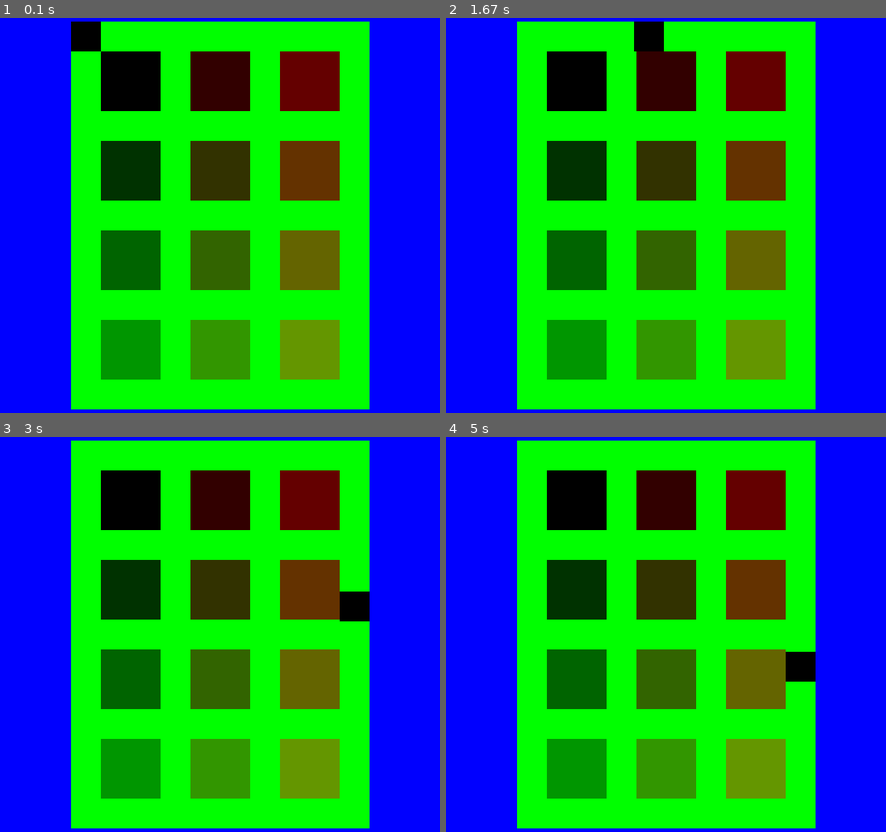
Above: before the commit, frames 1-4 (two rows, left to right).
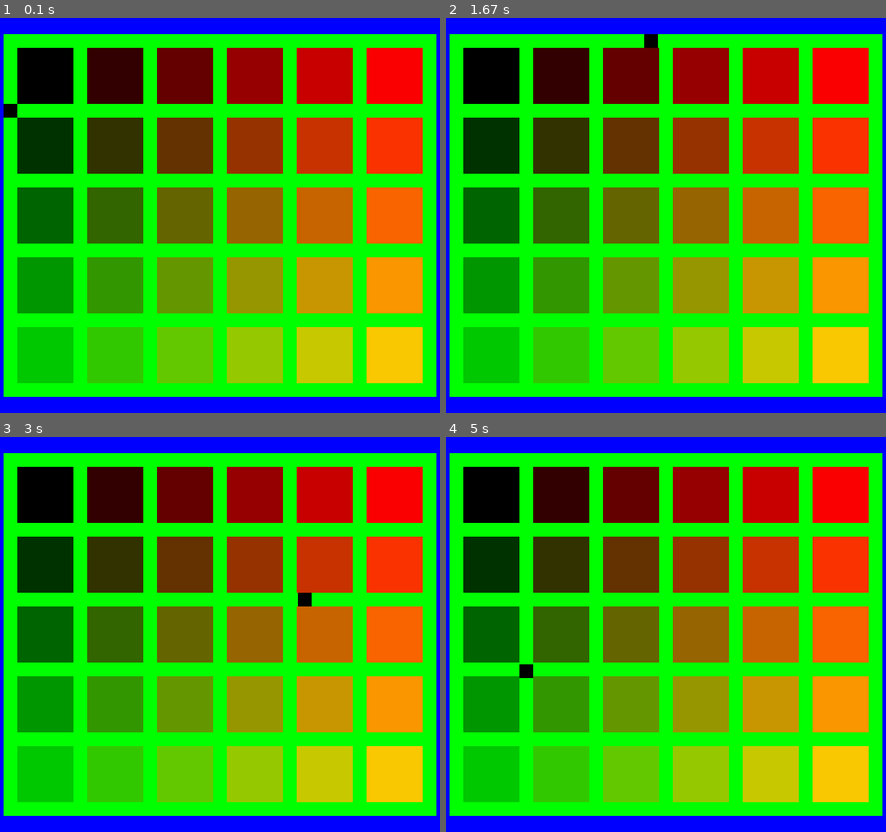
Above: after the commit, the same moments.

Repository: bananaflame/witnessPanel
Game: pygame game, started from main.py
The game is run twice, just before and just after one commit, with the same random seed, the same clock (stepped at 60 frames per second) and the same inputs.
Inputs (mouse positions are in pixels of both pictures, inside the frame that each line leads up to):
- Up to frame 1 (0.1 s): no input
- Up to frame 2 (1.67 s): click (666, 215) at 0.38 s; click (520, 144) at 0.72 s; click (736, 49) at 1.08 s; click (644, 337) at 1.55 s
- Up to frame 3 (3 s): click (220, 693) at 1.88 s; click (343, 709) at 2.25 s; click (347, 595) at 2.58 s
- Up to frame 4 (5 s): click (512, 681) at 3.05 s; click (525, 543) at 3.38 s; click (551, 717) at 3.72 s; click (837, 745) at 4.05 s; click (520, 812) at 4.38 s; click (516, 666) at 4.72 s

The runs differ from the first frame. In frame 1, 79% of the frame differs, in the area x 0-100%, y 0-100%; in frame 2, 79%; in frame 3, 79%; in frame 4, 79%.

Commit message:
revamped line movement
Everything is functionally the same as before, but update() should be a
lot more efficient because it uses math instead of collision checking to
tell when/how the trace should move. Collision checking remains in
trymove to account for future barriers between squares (a mechanic in
the game) and to stop the trace at the borders of the maze. This
movement system should be easier to work with once I get around to
actually drawing a line behind the trace. Oh, and it also fixes that
problem of the line head sometimes being able to teleport through
squares.

Diff:
--- a/main.py
+++ b/main.py
@@ -95,81 +95,81 @@
         self.image.fill(self.color)
         #pygame.draw.circle(self.image,red,(self.rect.x,self.rect.y),5)
 
-    def update(self,walls):
+    def update(self):
         mousepos = pygame.mouse.get_pos()
         diffx = mousepos[0] - (self.rect.x + self.width/2) #diff between center of line head and mouse, not top left corner
         diffy = -mousepos[1] + (self.rect.y+ self.width/2) #reversed bc display y-axis is flipped
         fractiontomove = 6
 
+        gridpos = [(self.rect.x - (self.maze.wspace//2))/(self.maze.squaresize+self.maze.linewidth),
+                   (self.rect.y - (self.maze.hspace//2))/(self.maze.squaresize+self.maze.linewidth)]
+
         if abs(diffy) > abs(diffx):#primary axis is up/down
-            if abs(diffy) > 2:#prevents movement when cursor close enough to center
-                if diffy > 0 :
-                    can_move_prime = self.trymove(up,abs(diffy)/fractiontomove)
-                else:
-                    can_move_prime = self.trymove(down,abs(diffy)/fractiontomove)
-
-                if not can_move_prime:
-                    if abs(diffx) > 2:
-                        if diffx > 0:
-                            self.trymove(right,abs(diffx)/fractiontomove)
-                        else:
-                            self.trymove(left,abs(diffx)/fractiontomove)
-                    elif abs(diffy) > self.maze.squaresize//2:#if cursor far away enough, check if can snap to intersection
-                        disttoisect = (self.rect.x - (self.maze.wspace//2))%(self.maze.squaresize+self.maze.linewidth)
-                        if disttoisect <= self.width:#trace is right of intersection
-                            self.trymove(left,disttoisect)
-                        elif disttoisect >= (self.maze.squaresize+self.maze.linewidth) - self.width:#trace is left of intersection
-                            self.trymove(right,(self.maze.squaresize+self.maze.linewidth) - disttoisect)
-
-
-
+            if gridpos[0].is_integer(): #trace is on grid column, can move up/down
+                if diffy > 2:
+                    self.trymove(up,diffy/fractiontomove)
+                elif diffy < -2:
+                    self.trymove(down,abs(diffy)/fractiontomove)
+            else: #can't move up/down, try left/right
+                if diffx > 2:
+                    self.trymove(right,diffx/fractiontomove)
+                elif diffx < -2:
+                    self.trymove(left,abs(diffx)/fractiontomove)
+                elif abs(diffy) > self.maze.squaresize//2:#if cursor getting far away, check if can snap to intersection
+                    disttoisect = (self.rect.x - (self.maze.wspace//2))%(self.maze.squaresize+self.maze.linewidth)
+                    if disttoisect <= self.width:#trace is 1 linewidth right of intersection
+                        self.trymove(left,disttoisect)
+                    elif disttoisect >= (self.maze.squaresize+self.maze.linewidth) - self.width:#trace is 1 linewidth left of intersection
+                        self.trymove(right,(self.maze.squaresize+self.maze.linewidth) - disttoisect)
         else:#primary axis is left/right
-            if abs(diffx) > 2:
-                if diffx > 0:
-                    can_move_prime = self.trymove(right,abs(diffx)/fractiontomove)
-                else:
-                    can_move_prime = self.trymove(left,abs(diffx)/fractiontomove)
-
-                if not can_move_prime:
-                    if abs(diffy) > 2:
-                        if diffy > 0:
-                            self.trymove(up,abs(diffy)/fractiontomove)
-                        else:
-                            self.trymove(down,abs(diffy)/fractiontomove)
-                    elif abs(diffx) > self.maze.squaresize//2:#if cursor far away enough, check if can snap to intersection
-                        disttoisect = (self.rect.y - (self.maze.hspace//2))%(self.maze.squaresize+self.maze.linewidth)
-                        if disttoisect <= self.width//2:#trace is below intersection by half a line
-                            self.trymove(up,disttoisect)
-                        elif disttoisect >= ((self.maze.squaresize+self.maze.linewidth) - self.width):#trace is above intersection
-                            self.trymove(down,(self.maze.squaresize+self.maze.linewidth) - disttoisect)
+            if gridpos[1].is_integer(): #trace is on grid row, can move up/down as long as no border in way
+                if diffx > 2:
+                    self.trymove(right,diffx/fractiontomove)
+                elif diffx < -2:
+                    self.trymove(left,abs(diffx)/fractiontomove)
+            else: #can't move left/right, try up/down
+                if diffy > 2:
+                    self.trymove(up,diffy/fractiontomove)
+                elif diffy < -2:
+                    self.trymove(down,abs(diffy)/fractiontomove)
+                elif abs(diffx) > self.maze.squaresize//2:#if cursor getting far away, check if can snap to intersection
+                    disttoisect = (self.rect.y - (self.maze.hspace//2))%(self.maze.squaresize+self.maze.linewidth)
+                    if disttoisect <= self.width:#trace is 1 linewidth below intersection
+                        self.trymove(up,disttoisect)
+                    elif disttoisect >= (self.maze.squaresize+self.maze.linewidth) - self.width:#trace is one linewidth above intersection
+                        self.trymove(down,(self.maze.squaresize+self.maze.linewidth) - disttoisect)
 
     def trymove(self, direction, dist_to_move):
         distance = math.ceil(dist_to_move) #always try to move at least 1 pixel
+        collisions = []
         if direction == up:
-            self.rect.y -= distance #don't forget display y-axis is reverse
-            collisions = pygame.sprite.spritecollide(self, self.maze.walls, False)
-            for wall in collisions:
-                self.rect.top = wall.rect.bottom
-                return False
+            for i in range(distance):
+                if not collisions:
+                    self.rect.y -= 1 #don't forget display y-axis is reverse
+                    collisions = pygame.sprite.spritecollide(self, self.maze.walls, False)
+                    for wall in collisions:
+                        self.rect.top = wall.rect.bottom
         elif direction == right:
-            self.rect.x += distance
-            collisions = pygame.sprite.spritecollide(self, self.maze.walls, False)
-            for wall in collisions:
-                self.rect.right = wall.rect.left
-                return False
+            for i in range(distance):
+                if not collisions:
+                    self.rect.x += 1
+                    collisions = pygame.sprite.spritecollide(self, self.maze.walls, False)
+                    for wall in collisions:
+                        self.rect.right = wall.rect.left
         elif direction == down:
-            self.rect.y += distance #don't forget display y-axis is reverse
-            collisions = pygame.sprite.spritecollide(self, self.maze.walls, False)
-            for wall in collisions:
-                self.rect.bottom = wall.rect.top
-                return False
+            for i in range(distance):
+                if not collisions:
+                    self.rect.y += 1 #don't forget display y-axis is reverse
+                    collisions = pygame.sprite.spritecollide(self, self.maze.walls, False)
+                    for wall in collisions:
+                        self.rect.bottom = wall.rect.top
         elif direction == left:
-            self.rect.x -= distance
-            collisions = pygame.sprite.spritecollide(self,self.maze.walls,False)
-            for wall in collisions:
-                self.rect.left = wall.rect.right
-                return False
-        return True
+            for i in range(distance):
+                if not collisions:
+                    self.rect.x -= 1
+                    collisions = pygame.sprite.spritecollide(self,self.maze.walls,False)
+                    for wall in collisions:
+                        self.rect.left = wall.rect.right
 
 class Wall(pygame.sprite.Sprite):
     def __init__(self,x,y,width,height,color):
@@ -186,7 +186,7 @@
 screen = pygame.display.set_mode(displaysize)
 clock = pygame.time.Clock()
 done = False
-testmaze = Maze(screen,(3,4),(),(),(),1/2,blue,green)
+testmaze = Maze(screen,(6,5),(),(),(),1/4,blue,green)
 #testmaze.printself()
 
 testtrace = Trace(testmaze,100,100,black)
@@ -199,7 +199,7 @@
             done = True # Flag that we are done so we exit this loop
     screen.fill(testmaze.gridcolor)
     testmaze.drawMaze(screen)
-    tracelist.update(testmaze.walls)
+    tracelist.update()
     tracelist.draw(screen)
     pygame.display.flip()
     clock.tick(60)
--- a/psuedo.and.todo.txt
+++ b/psuedo.and.todo.txt
@@ -1,12 +1,10 @@
 ideas, problems, misc:
 
-problem: moving by some fraction of diffx or diffy means that when moving hard diagonal, it's easy to miss intersections and just go in line instead of staircase
-play with values of that fraction and the distance the cursor has to be from center of line head for it to move, might be able to be more precise with larger denom on fraction
+problem: trace sometimes snaps to intersection when pressing against outer border
 
 idea: line start is circle that grows bigger, created in constructor of Trace *and added to the trace body sprite list* so it keeps getting drawn
 
 To Do:
-*implement move towards intersection when primary direction is towards other thing*
 add start and finish functionality to maze data
 add intersection sprites for collisions at maze intersections, as well as hexagon sprites (wait, maybe just hexagon sprites?)
  - maybe don't do this ^ but find a way to store trace path
